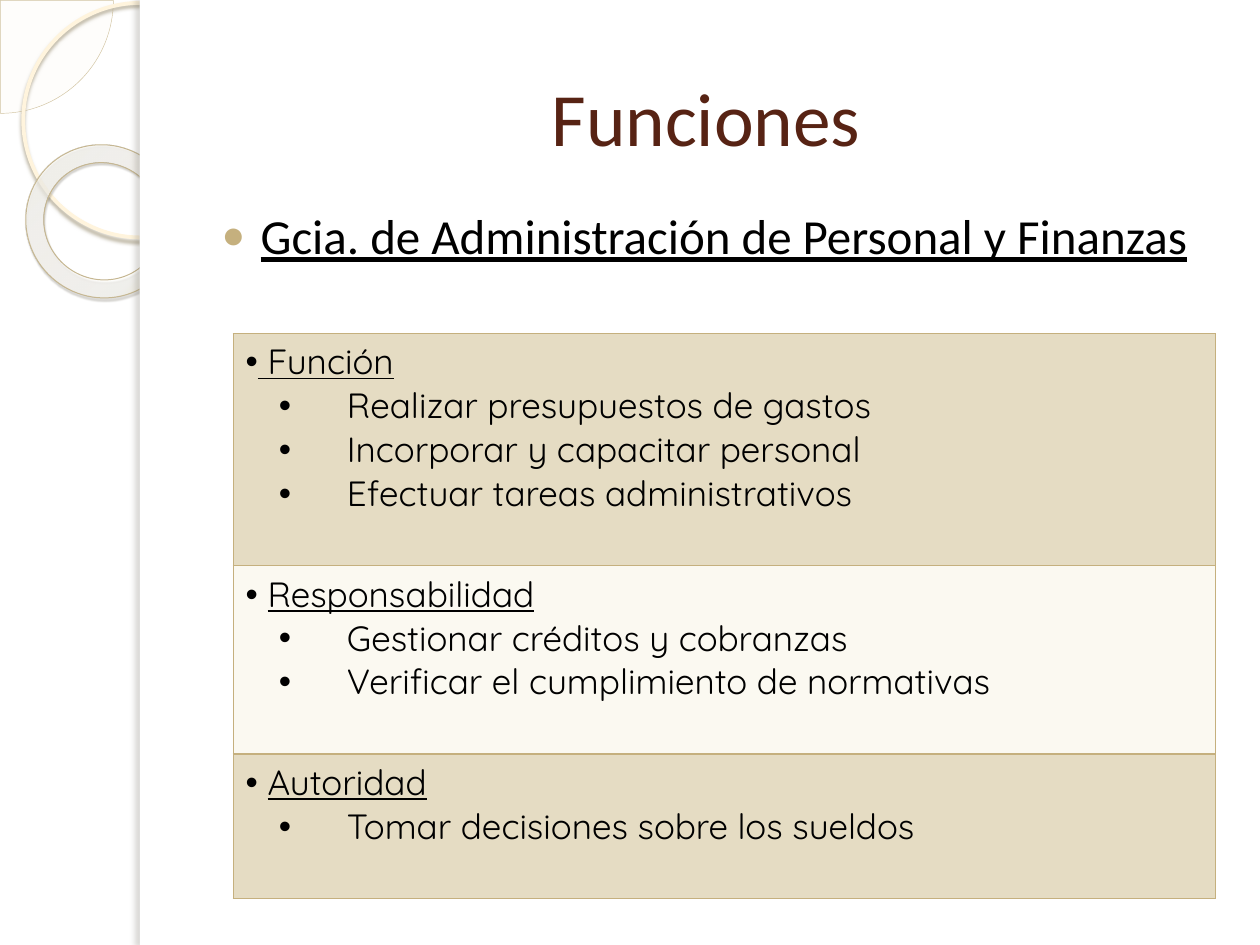
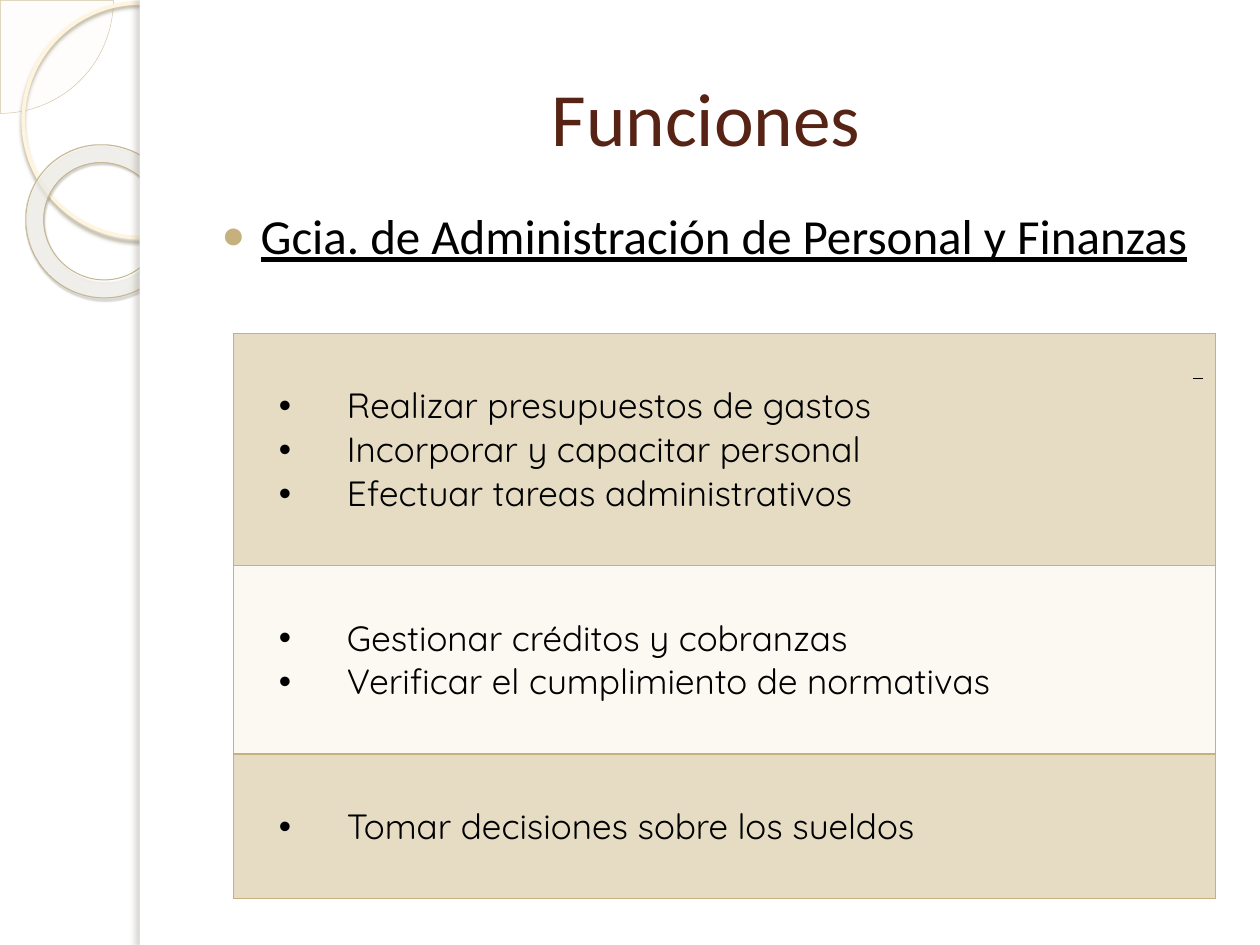
Before and after one commit to Bloodclot24/empresitas, a slide deck: slide 14 of Presentacion/Presentacion.pptx. Drawn at 1260x945 pixels with LibreOffice and Linux fonts; fonts in the diff are those of the drawing; background and template pictures are left out. Boxes give left, top, right and bottom in pixels: in the first picture for what was removed or moved away, otherwise in the second. Text is boxed around its words. In the diff, an @@ line names an element or a change of style, - is before the commit and + after.

```diff
--- a/Presentacion/Presentacion.pptx
+++ b/Presentacion/Presentacion.pptx
@@ table at (x1=233, y1=334, x2=1216, y2=876) @@
-row 1, column 1: Función / Realizar presupuestos de gastos / Incorporar y capacitar personal / Efectuar tareas administrativos
+row 1, column 1: Realizar presupuestos de gastos / Incorporar y capacitar personal / Efectuar tareas administrativos
-row 2, column 1: Responsabilidad / Gestionar créditos y cobranzas / Verificar el cumplimiento de normativas
+row 2, column 1: Gestionar créditos y cobranzas / Verificar el cumplimiento de normativas
-row 3, column 1: Autoridad / Tomar decisiones sobre los sueldos
+row 3, column 1: Tomar decisiones sobre los sueldos
```
Also in this commit, not shown: 7 other slides changed, 1 other file.
